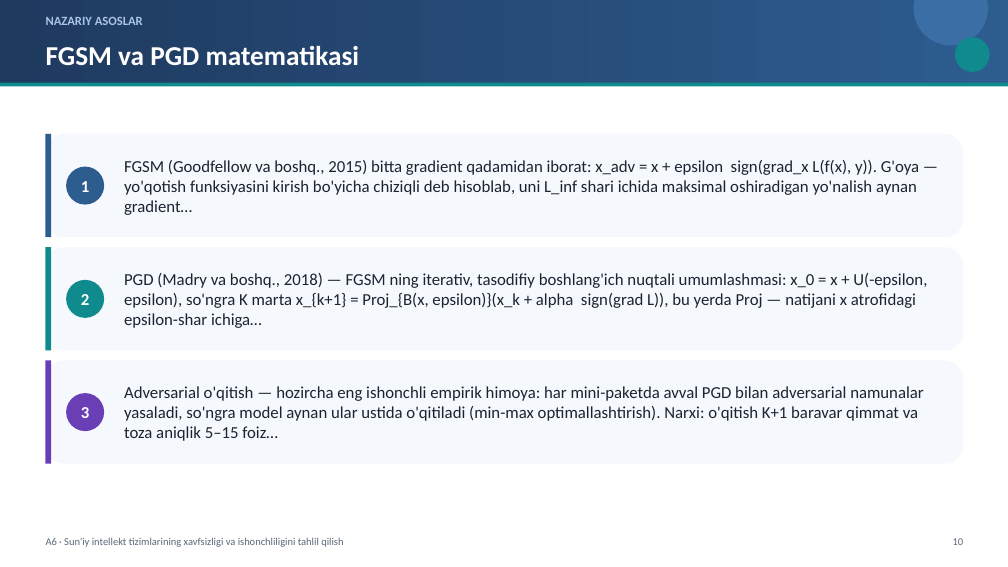
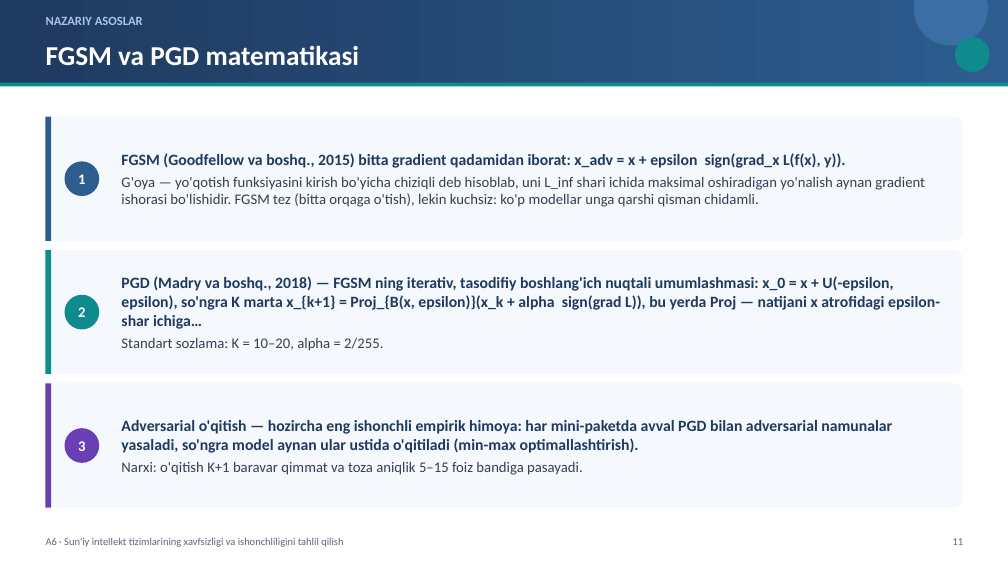
Before and after one commit to sayka7/ktm_labs, a slide deck: slide 11 of slaydlar/A6.pptx (slide 10 before the commit). Drawn at 1008x567 pixels with LibreOffice and Linux fonts; fonts in the diff are those of the drawing. Boxes give left, top, right and bottom in pixels: in the first picture for what was removed or moved away, otherwise in the second. Text is boxed around its words. In the diff, an @@ line names an element or a change of style, - is before the commit and + after.

```diff
--- a/slaydlar/A6.pptx
+++ b/slaydlar/A6.pptx
@@ rounded rectangle: place and size @@
-rounded rectangle at bbox=[45, 134, 963, 237]
+rounded rectangle at bbox=[45, 116, 963, 240]
@@ rectangle: place and size @@
-rectangle at bbox=[45, 134, 51, 237]
+rectangle at bbox=[45, 116, 51, 240]
@@ ellipse "1": place and size @@
-ellipse "1" at bbox=[66, 166, 104, 204]
+ellipse "1" at bbox=[64, 161, 99, 196]
@@ text at bbox=[121, 153, 925, 207]: text changed; size 16 to 14 pt; text colour #1B2430 to #334055 @@
-FGSM (Goodfellow va boshq., 2015) bitta gradient qadamidan iborat: x_adv = x + epsilon sign(grad_x L(f(x), y)). G'oya — yo'qotish funksiyasini kirish bo'yicha chiziqli deb hisoblab, uni L_inf shari ichida maksimal oshiradigan yo'nalish aynan gradient…
+FGSM (Goodfellow va boshq., 2015) bitta gradient qadamidan iborat: x_adv = x + epsilon sign(grad_x L(f(x), y)).
+G'oya — yo'qotish funksiyasini kirish bo'yicha chiziqli deb hisoblab, uni L_inf shari ichida maksimal oshiradigan yo'nalish aynan gradient ishorasi bo'lishidir. FGSM tez (bitta orqaga o'tish), lekin kuchsiz: ko'p modellar unga qarshi qisman chidamli.
@@ rounded rectangle: place and size @@
-rounded rectangle at bbox=[45, 247, 963, 351]
+rounded rectangle at bbox=[45, 250, 963, 374]
@@ rectangle: place and size @@
-rectangle at bbox=[45, 247, 51, 351]
+rectangle at bbox=[45, 250, 51, 374]
@@ ellipse "2": place and size @@
-ellipse "2" at bbox=[66, 280, 104, 318]
+ellipse "2" at bbox=[64, 295, 99, 330]
@@ text at bbox=[121, 276, 940, 329]: size 16 to 15 pt, text colour #1B2430 to #1F3A5F, bold on in "PGD (Madry va boshq., 2018) — FGSM ..." @@
@@ text at bbox=[121, 338, 383, 351]: paragraph added @@
+Standart sozlama: K = 10–20, alpha = 2/255.
@@ proportions changed in 3 elements at bbox=[45, 116, 963, 240], bbox=[45, 250, 963, 374], bbox=[45, 383, 963, 507] @@
@@ rounded rectangle: place and size @@
-rounded rectangle at bbox=[45, 361, 963, 464]
+rounded rectangle at bbox=[45, 383, 963, 507]
@@ rectangle: place and size @@
-rectangle at bbox=[45, 361, 51, 464]
+rectangle at bbox=[45, 383, 51, 507]
@@ size 16 to 14 pt in 3 elements at bbox=[64, 161, 99, 196], bbox=[64, 295, 99, 330], bbox=[64, 428, 99, 463] @@
@@ ellipse "3": place and size @@
-ellipse "3" at bbox=[66, 393, 104, 431]
+ellipse "3" at bbox=[64, 428, 99, 463]
@@ text at bbox=[121, 420, 892, 475]: text changed; size 16 to 15 pt; text colour #1B2430 to #1F3A5F; bold on @@
-Adversarial o'qitish — hozircha eng ishonchli empirik himoya: har mini-paketda avval PGD bilan adversarial namunalar yasaladi, so'ngra model aynan ular ustida o'qitiladi (min-max optimallashtirish). Narxi: o'qitish K+1 baravar qimmat va toza aniqlik 5–15 foiz…
+Adversarial o'qitish — hozircha eng ishonchli empirik himoya: har mini-paketda avval PGD bilan adversarial namunalar yasaladi, so'ngra model aynan ular ustida o'qitiladi (min-max optimallashtirish).
+Narxi: o'qitish K+1 baravar qimmat va toza aniqlik 5–15 foiz bandiga pasayadi.
@@ text at bbox=[953, 538, 964, 545]: text changed @@
-10
+11
```
Also in this commit, not shown: 39 other slides changed, 3 slides added, 21 other files.
